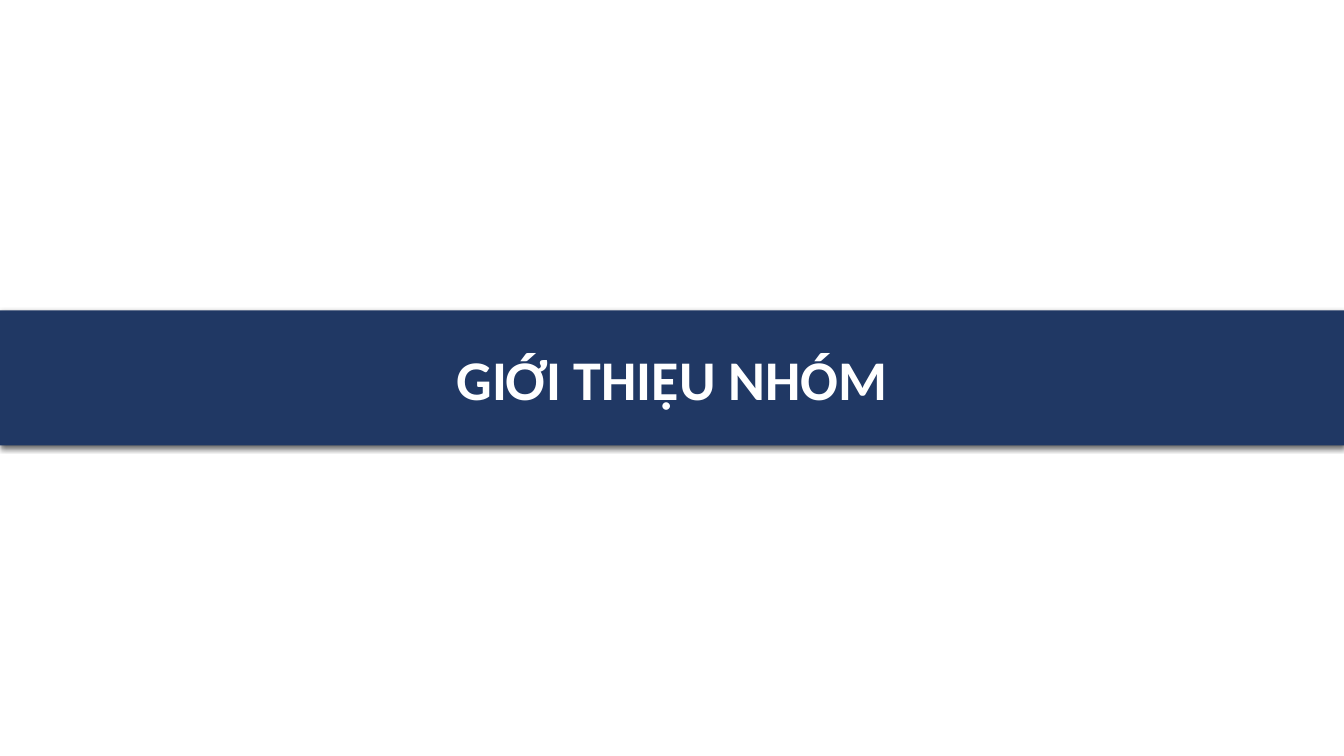
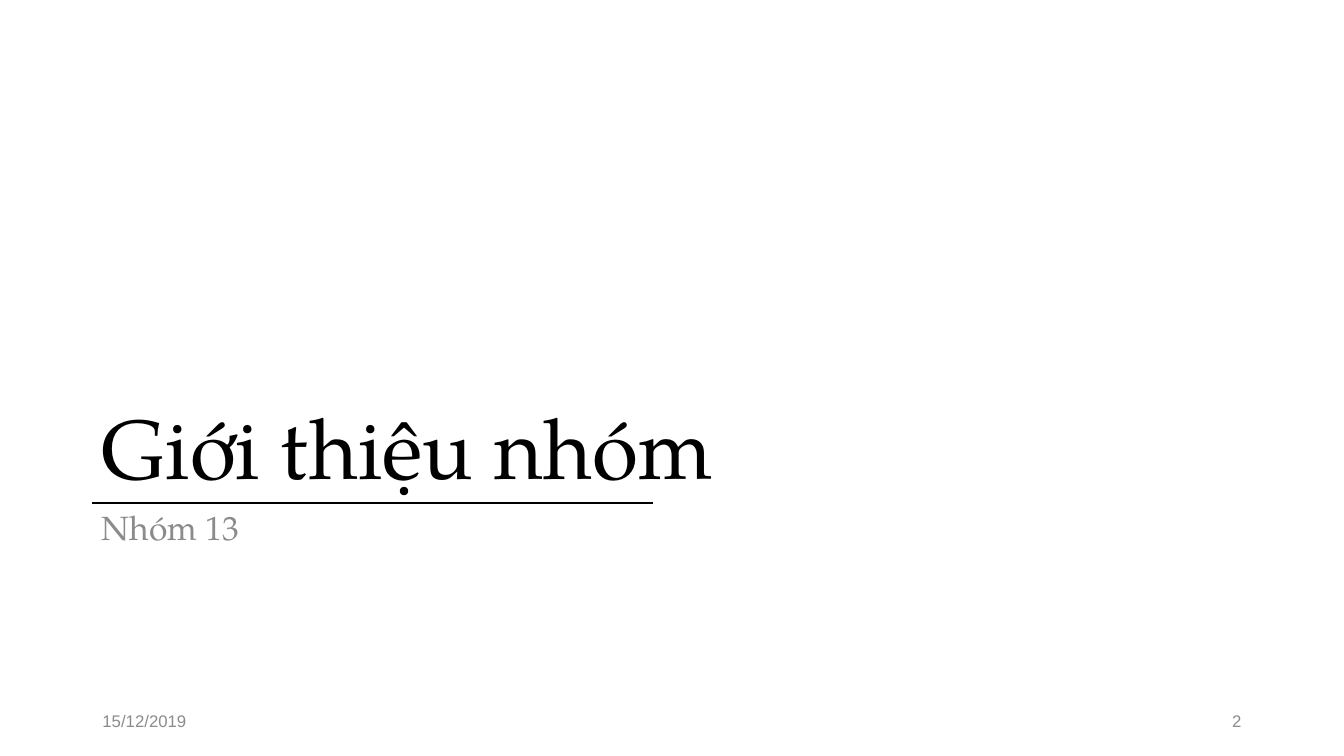
Before and after one commit to cvhoangpt/20191_OOP, a slide deck: slide 2 of eclipse_code/Quanlikhobai/doc/Slide BTL nhom 13.pptx. Drawn at 1344x756 pixels with LibreOffice and Linux fonts; fonts in the diff are those of the drawing. Boxes give left, top, right and bottom in pixels: in the first picture for what was removed or moved away, otherwise in the second. Text is boxed around its words. In the diff, an @@ line names an element or a change of style, - is before the commit and + after.

```diff
--- a/eclipse_code/Quanlikhobai/doc/Slide BTL nhom 13.pptx
+++ b/eclipse_code/Quanlikhobai/doc/Slide BTL nhom 13.pptx
@@ title "Giới thiệu nhóm": place and size @@
-title "Giới thiệu nhóm" at [0, 311, 1344, 446]
+title "Giới thiệu nhóm" at [102, 417, 712, 504]
@@ title "Giới thiệu nhóm" at [102, 417, 712, 504]: vertical alignment middle to bottom; fill #203864 to none; shadow off @@
@@ title at [102, 417, 712, 504]: text changed; size 40 to 60 pt; font Calibri to TeX Gyre Pagella; text colour #FFFFFF to #000000; bold off @@
-GIỚI THIỆU NHÓM
+Giới thiệu nhóm
@@ line added from (93, 503) to (653, 503), #000000 1.5 pt @@
@@ text added at [102, 516, 240, 541], 24 pt, text #8C8C8C @@
+Nhóm 13
@@ text added at [102, 715, 186, 727], 12 pt, text #8C8C8C @@
+15/12/2019
@@ page number added at [1232, 715, 1241, 727], 12 pt, text #8C8C8C @@
+2
```
Also in this commit, not shown: 1 other slide changed, 9 slides added, 3 slides removed, 1 other file.
